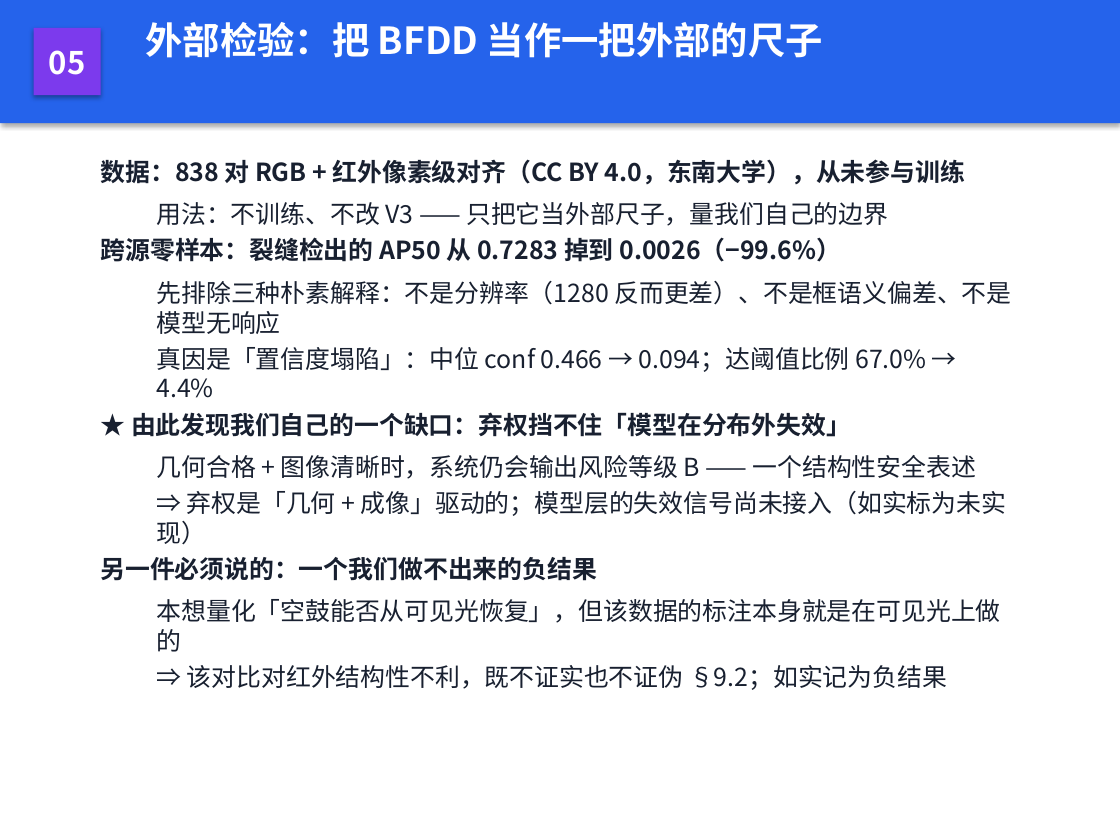
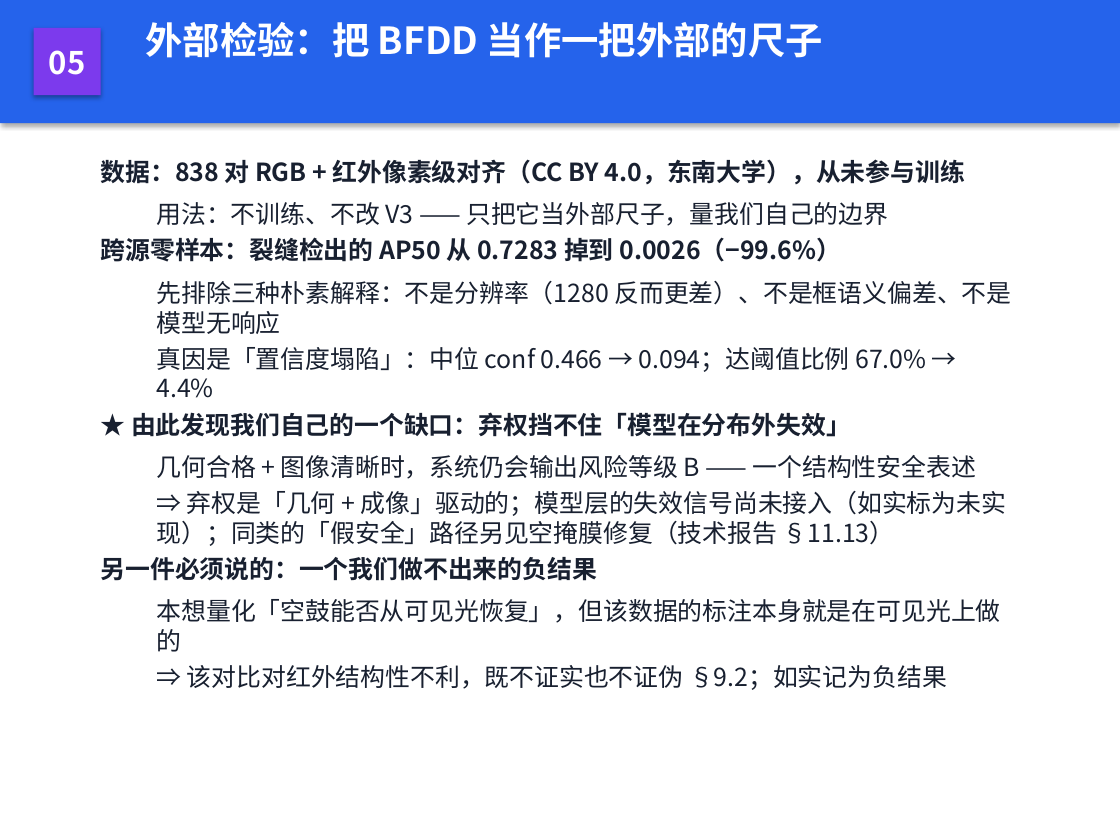
Before and after one commit to dutanlu/wall-defect-screening, a slide deck: slide 21 of 07_report/外墙缺陷智能筛查_答辩PPT.pptx. Drawn at 1120x840 pixels with LibreOffice and Linux fonts; fonts in the diff are those of the drawing. Boxes give left, top, right and bottom in pixels: in the first picture for what was removed or moved away, otherwise in the second. Text is boxed around its words. In the diff, an @@ line names an element or a change of style, - is before the commit and + after.

```diff
--- a/07_report/外墙缺陷智能筛查_答辩PPT.pptx
+++ b/07_report/外墙缺陷智能筛查_答辩PPT.pptx
@@ text at (157,491,1006,546): text changed @@
-  ⇒ 弃权是「几何 + 成像」驱动的；模型层的失效信号尚未接入（如实标为未实现）
+  ⇒ 弃权是「几何 + 成像」驱动的；模型层的失效信号尚未接入（如实标为未实现）；同类的「假安全」路径另见空掩膜修复（技术报告 §11.13）
```
Also in this commit, not shown: 3 other slides changed, 39 other files.
